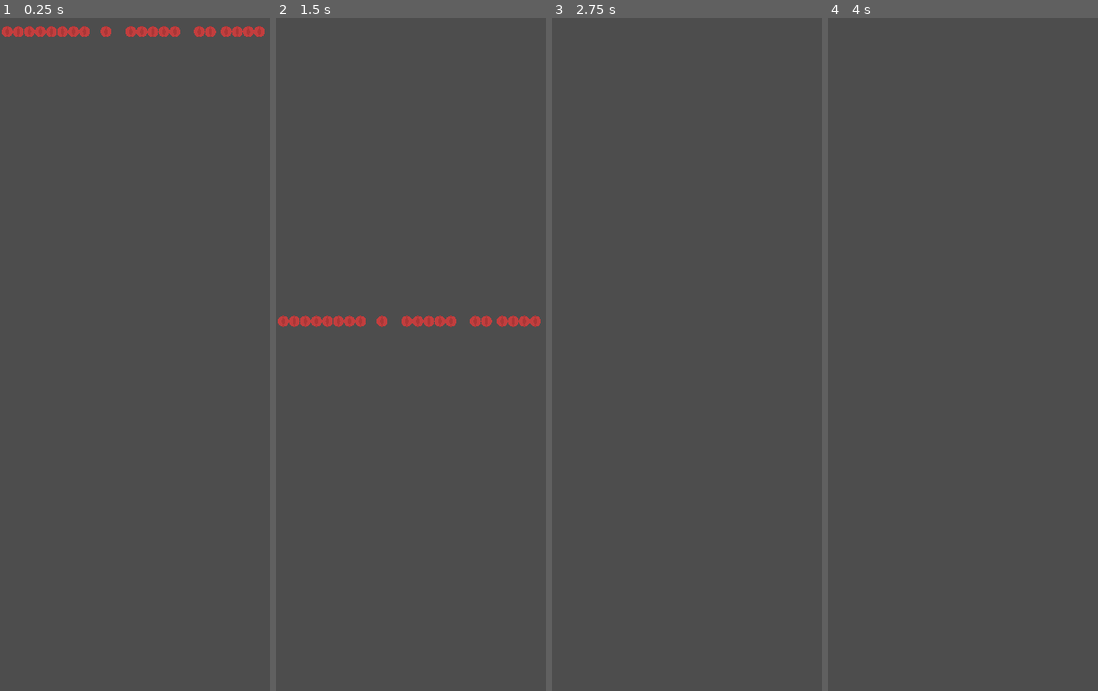
Above: before the commit, frames 1-4 (left to right).
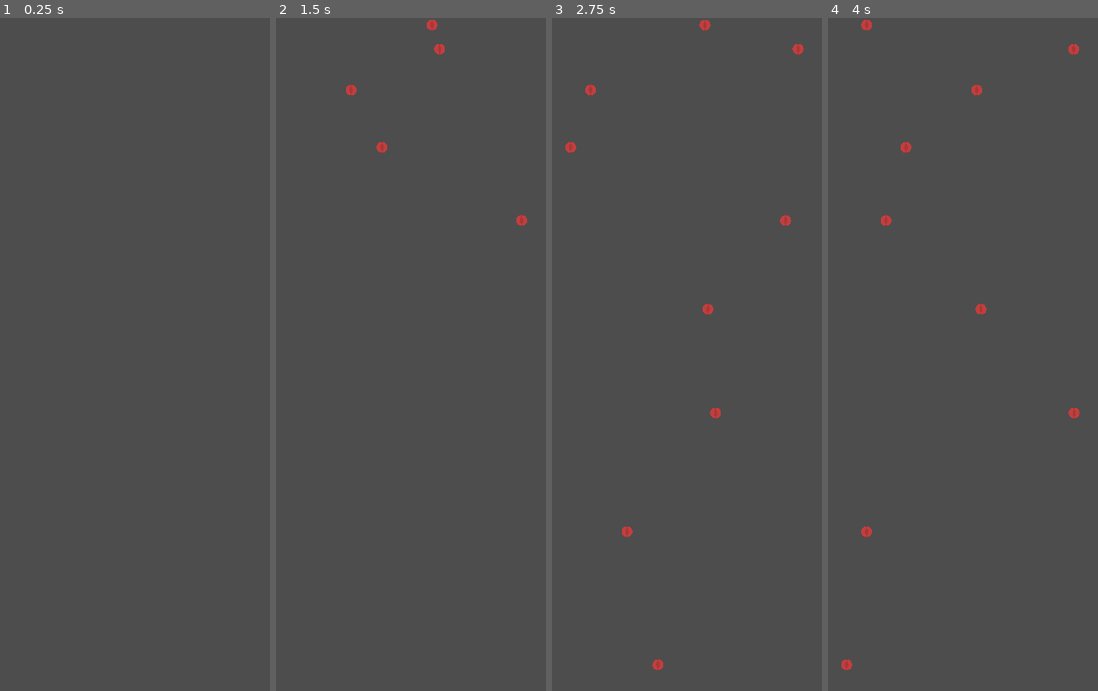
Above: after the commit, the same moments.

Repository: youngjaeahn1995/shapeship-run
Game: Godot game, scene res://scenes/obstacles/rain.tscn
Same seed, same stepped clock (60 frames per second), same inputs: the game is played once before the commit and once after it. This scene is started directly instead of the project's main scene.
Inputs (mouse positions are in pixels of both pictures, inside the frame that each line leads up to):
- Up to frame 1 (0.25 s): no input
- Up to frame 2 (1.5 s): move the mouse to (outside the picture) at 0.52 s; click (outside the picture) at 0.67 s; tap Enter at 1.25 s; move the mouse to (397, 415) at 1.27 s; click (397, 415) at 1.42 s
- Up to frame 3 (2.75 s): move the mouse to (795, 219) at 2.02 s; click (795, 219) at 2.17 s
- Up to frame 4 (4 s): move the mouse to (1008, 522) at 2.77 s; click (1008, 522) at 2.92 s; move the mouse to (outside the picture) at 3.52 s; click (outside the picture) at 3.67 s

The runs differ from the first frame. In frame 1, 1.0% of the frame differs, in the area x 0-99%, y 1-3%; in frame 2, 1.3%, in the area x 0-99%, y 0-46%; in frame 3, 0.5%; in frame 4, 0.5%.

Commit message:
Added rain

Diff:
--- a/scenes/obstacles/rain.gd
+++ b/scenes/obstacles/rain.gd
@@ -1,12 +1,11 @@
 extends Node
 
 @export var instance_scene: PackedScene
-var instance_num = 20
+var instance_num: int = 20
 
 # Called when the node enters the scene tree for the first time.
 func _ready():
-	spawn_instances()
-
+	pass
 
 # Called every frame. 'delta' is the elapsed time since the previous frame.
 func _process(delta):
@@ -14,10 +13,13 @@
 
 func spawn_instances():
 	var screen_size = get_viewport().get_size()
-	for i in range(instance_num):
-		var instance = instance_scene.instantiate()
-		var random_x = randf_range(0, screen_size.x)
+	var instance = instance_scene.instantiate()
+	var random_x = randf_range(0, screen_size.x)
 
-		# instance.position = Vector2(random_x, -instance.get_ball_height())
-		instance.position = Vector2(random_x, 10)
-		add_child(instance)
+	instance.position = Vector2(random_x, -instance.get_ball_height())
+
+	add_child(instance)
+
+
+func _on_timer_timeout():
+	spawn_instances() # Replace with function body.
--- a/scenes/obstacles/rain.tscn
+++ b/scenes/obstacles/rain.tscn
@@ -6,3 +6,9 @@
 [node name="rain" type="Node"]
 script = ExtResource("1_hqj7h")
 instance_scene = ExtResource("2_od85o")
+
+[node name="Timer" type="Timer" parent="."]
+wait_time = 0.25
+autostart = true
+
+[connection signal="timeout" from="Timer" to="." method="_on_timer_timeout"]
